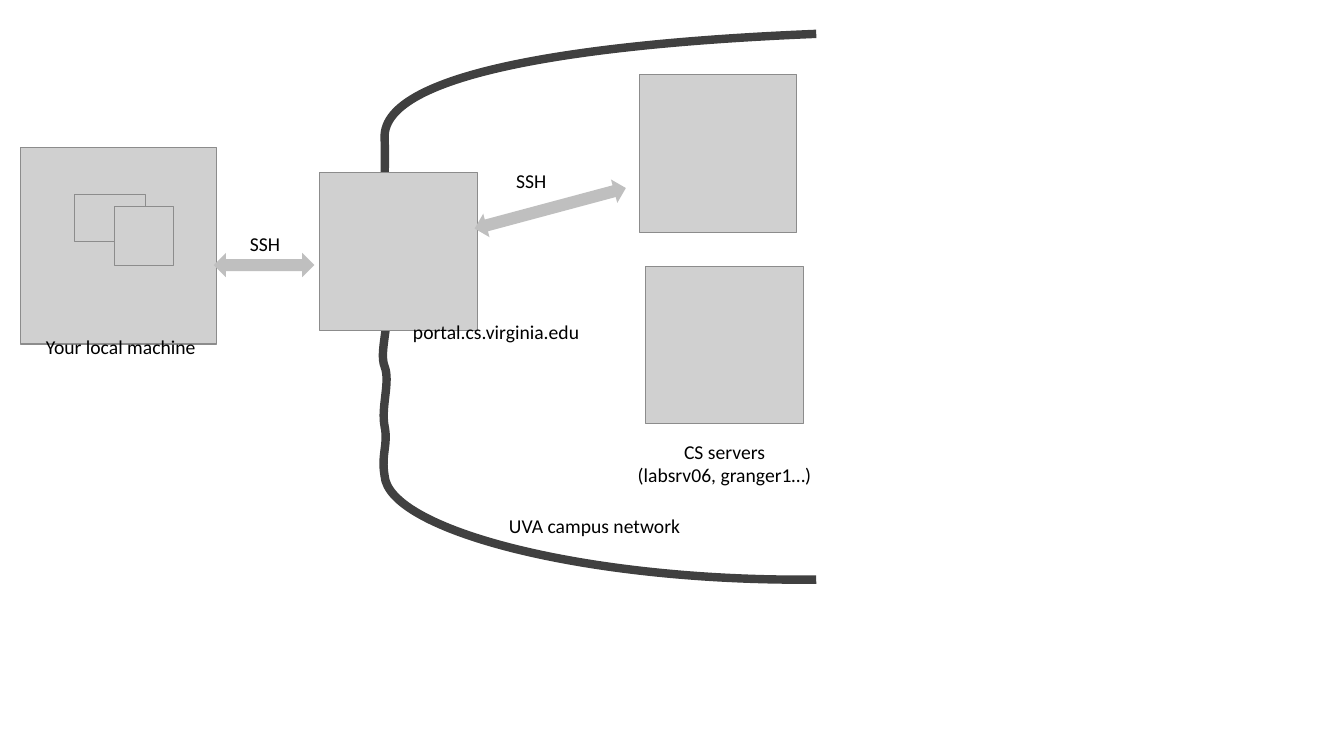
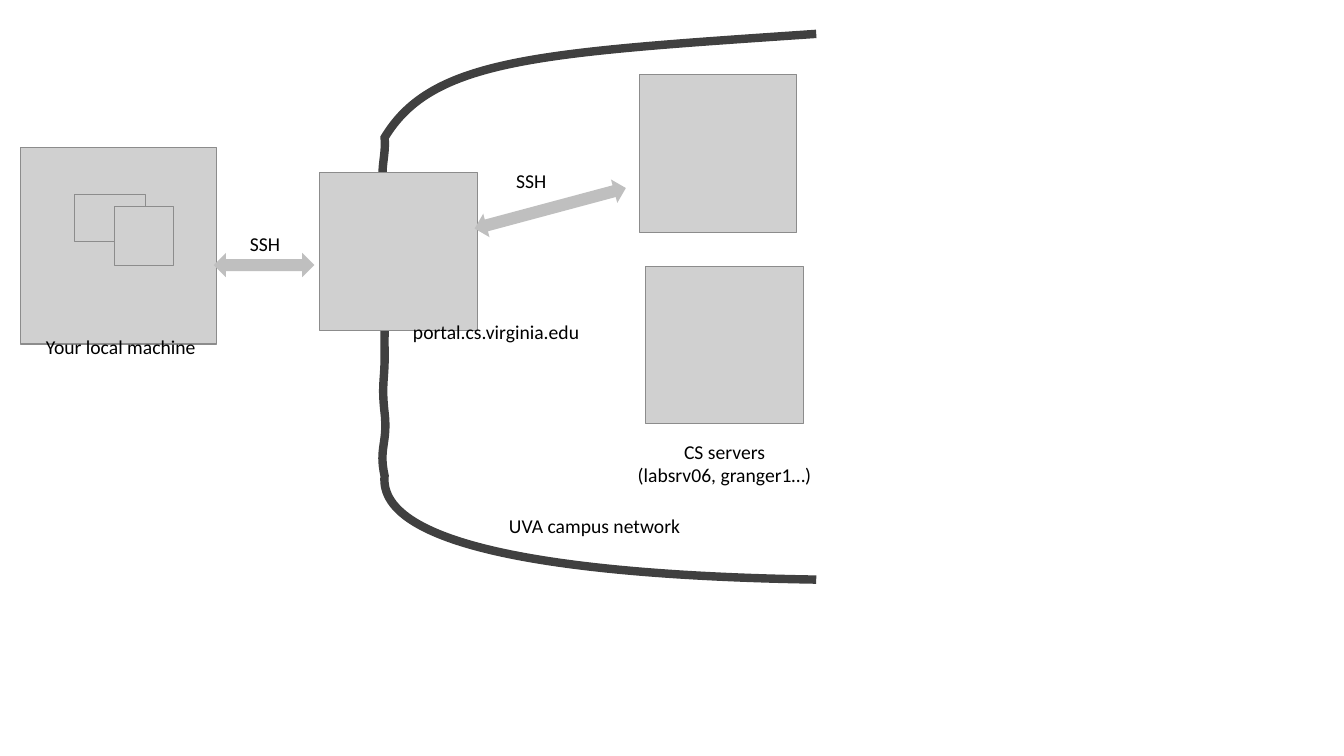
Before and after one commit to magnate3/raspberry-pi-os-qemu, a slide deck: slide 3 of docs/images/servers.pptx (slide 1 before the commit). Drawn at 1344x756 pixels with LibreOffice and Linux fonts; fonts in the diff are those of the drawing; grey boxes stand for pictures. Boxes give left, top, right and bottom in pixels: in the first picture for what was removed or moved away, otherwise in the second. Text is boxed around its words. In the diff, an @@ line names an element or a change of style, - is before the commit and + after.

```diff
--- a/docs/images/servers.pptx
+++ b/docs/images/servers.pptx
@@ freeform shape at [385, 34, 817, 580]: outline redrawn @@
```
Also in this commit, not shown: 2 slides added, 12 other files.
